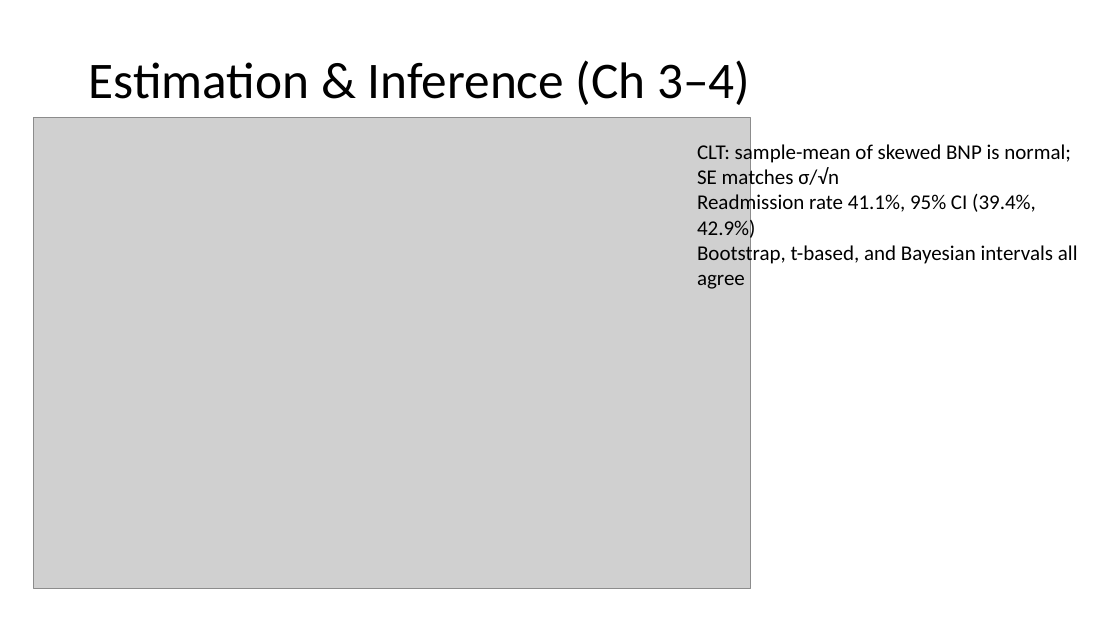
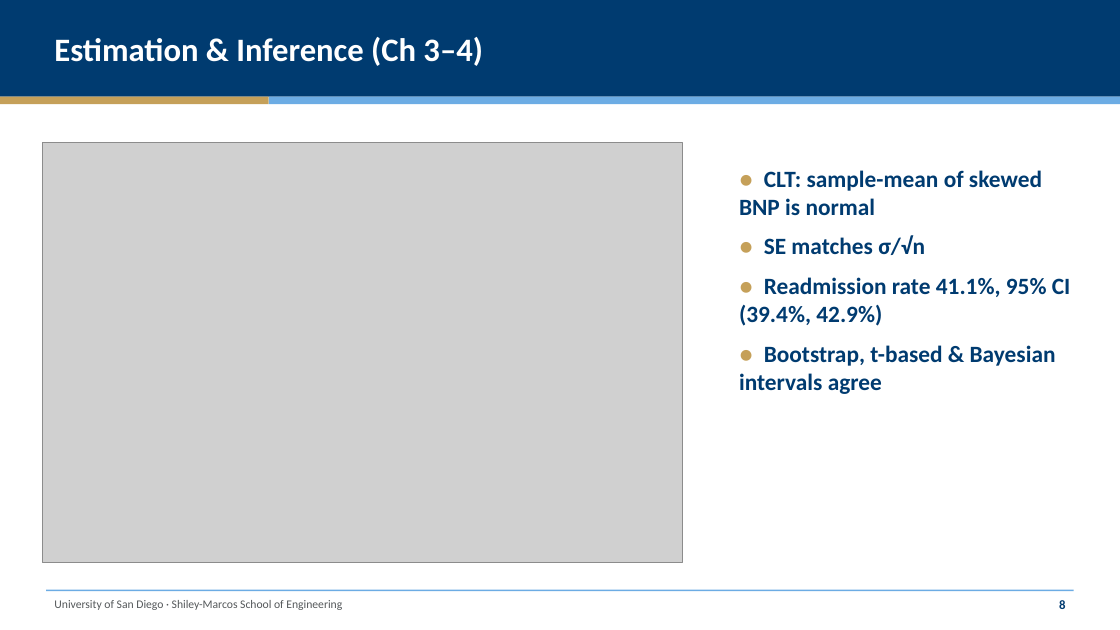
Before and after one commit to gunaphysics/AAI-500-Final-Project, a slide deck: slide 9 of reports/slides.pptx. Drawn at 1120x630 pixels with LibreOffice and Linux fonts; fonts in the diff are those of the drawing; grey boxes stand for pictures. Boxes give left, top, right and bottom in pixels: in the first picture for what was removed or moved away, otherwise in the second. Text is boxed around its words. In the diff, an @@ line names an element or a change of style, - is before the commit and + after.

```diff
--- a/reports/slides.pptx
+++ b/reports/slides.pptx
@@ rectangle added at bbox=[0, 0, 1120, 97], fill #003B70 @@
@@ text "Estimation & Inference (Ch 3–4)": place and size @@
-text "Estimation & Inference (Ch 3–4)" at bbox=[89, 60, 750, 105]
+text "Estimation & Inference (Ch 3–4)" at bbox=[54, 37, 482, 66]
@@ text "Estimation & Inference (Ch 3–4)" at bbox=[54, 37, 482, 66]: size 44 to 28 pt, text colour #000000 to #FFFFFF, bold on; alignment centre to left @@
@@ rectangle added at bbox=[0, 97, 269, 104], fill #C5A059 @@
@@ rectangle added at bbox=[269, 97, 1120, 104], fill #6CACE4 @@
@@ picture: place and size @@
-picture at bbox=[34, 118, 750, 588]
+picture at bbox=[42, 143, 682, 563]
@@ text at bbox=[739, 170, 1071, 394]: text changed; size 18 to 20 pt; text colour #000000 to #003B70; bold on @@
-CLT: sample-mean of skewed BNP is normal; SE matches σ/√n
-Readmission rate 41.1%, 95% CI (39.4%, 42.9%)
-Bootstrap, t-based, and Bayesian intervals all agree
+● CLT: sample-mean of skewed BNP is normal
+● SE matches σ/√n
+● Readmission rate 41.1%, 95% CI (39.4%, 42.9%)
+● Bootstrap, t-based & Bayesian intervals agree
@@ rectangle added at bbox=[46, 590, 1074, 592], fill #6CACE4 @@
@@ text added at bbox=[54, 600, 342, 610], 10 pt, text #54585A @@
+University of San Diego · Shiley-Marcos School of Engineering
@@ text added at bbox=[1059, 600, 1065, 609], 11 pt, text #003B70, bold @@
+8
```
Also in this commit, not shown: 13 other slides changed, 2 other files.
